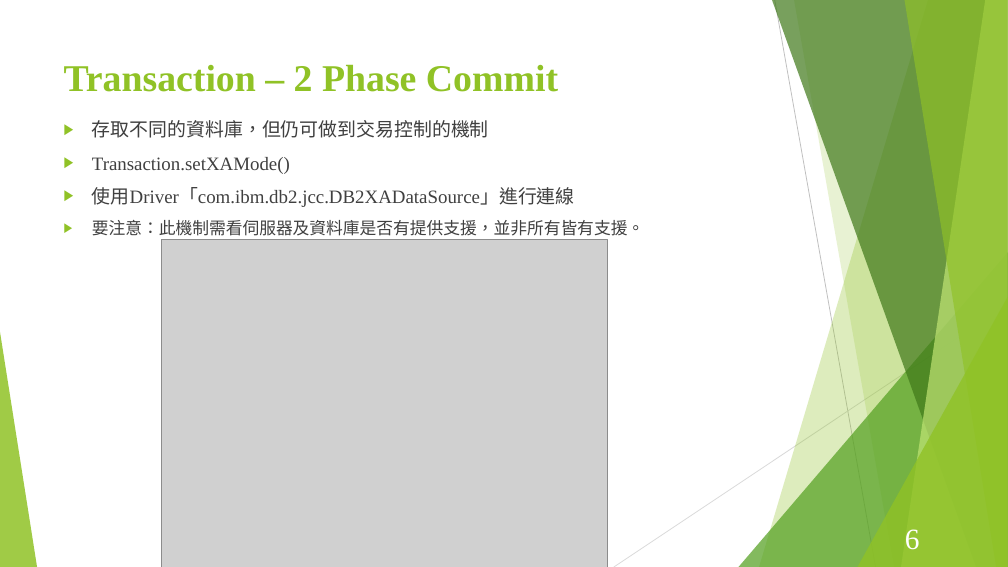
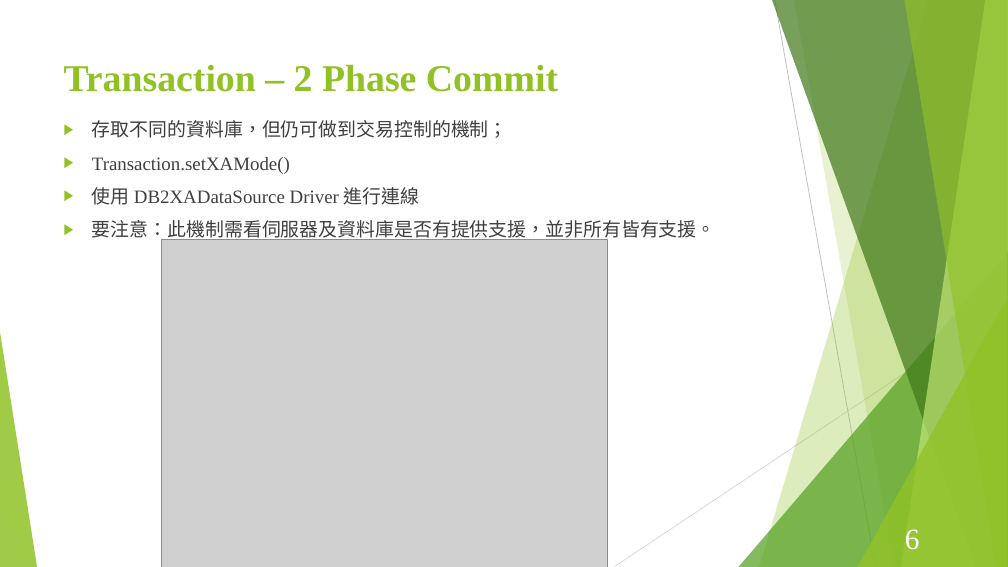
Before and after one commit to Szying/Js_Tools, a slide deck: slide 6 of 期末報告.pptx. Drawn at 1008x567 pixels with LibreOffice and Linux fonts; fonts in the diff are those of the drawing; grey boxes stand for pictures. Boxes give left, top, right and bottom in pixels: in the first picture for what was removed or moved away, otherwise in the second. Text is boxed around its words. In the diff, an @@ line names an element or a change of style, - is before the commit and + after.

```diff
--- a/期末報告.pptx
+++ b/期末報告.pptx
@@ text at [92, 120, 508, 138]: text changed @@
-▶ 存取不同的資料庫，但仍可做到交易控制的機制
+▶ 存取不同的資料庫，但仍可做到交易控制的機制；
@@ text at [92, 187, 420, 205]: text changed @@
-▶ 使用Driver「com.ibm.db2.jcc.DB2XADataSource」進行連線
+▶ 使用 DB2XADataSource Driver 進行連線
@@ text at [92, 220, 716, 242]: size 16 to 18 pt in "要注意：此機制需看伺服器及資料庫是否有提供支援，並非所有皆有支援。" @@
```
Also in this commit, not shown: 10 other slides changed, 3 slides added, 1 slide removed.
